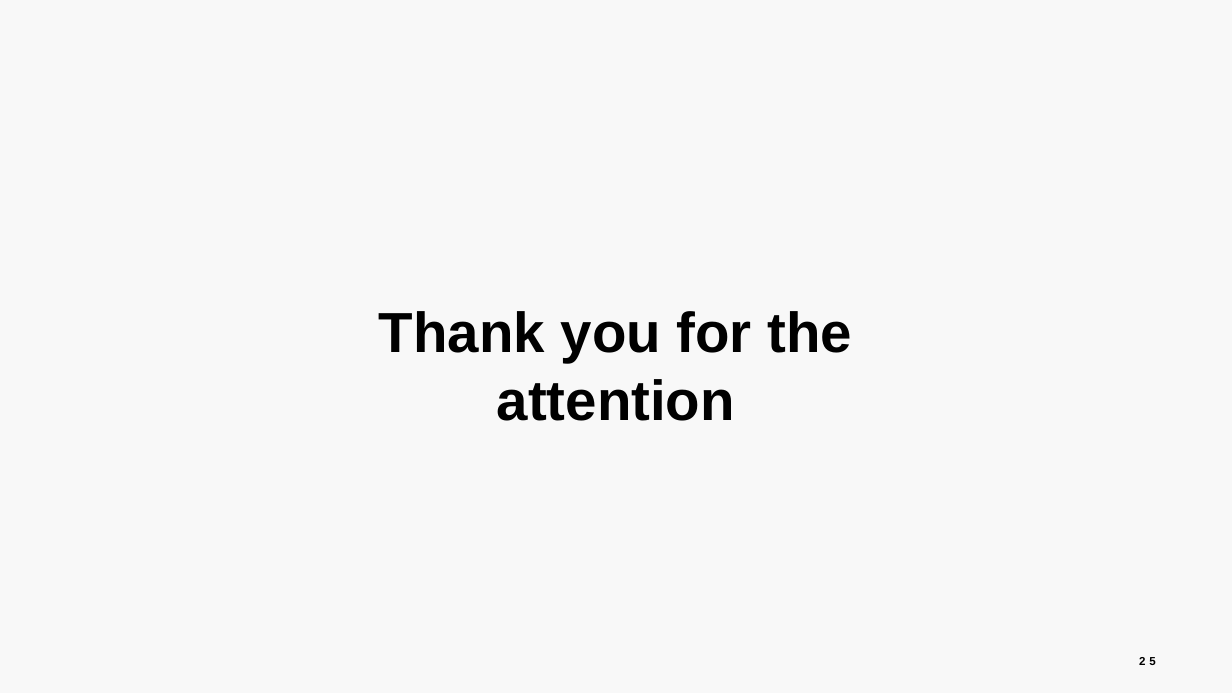
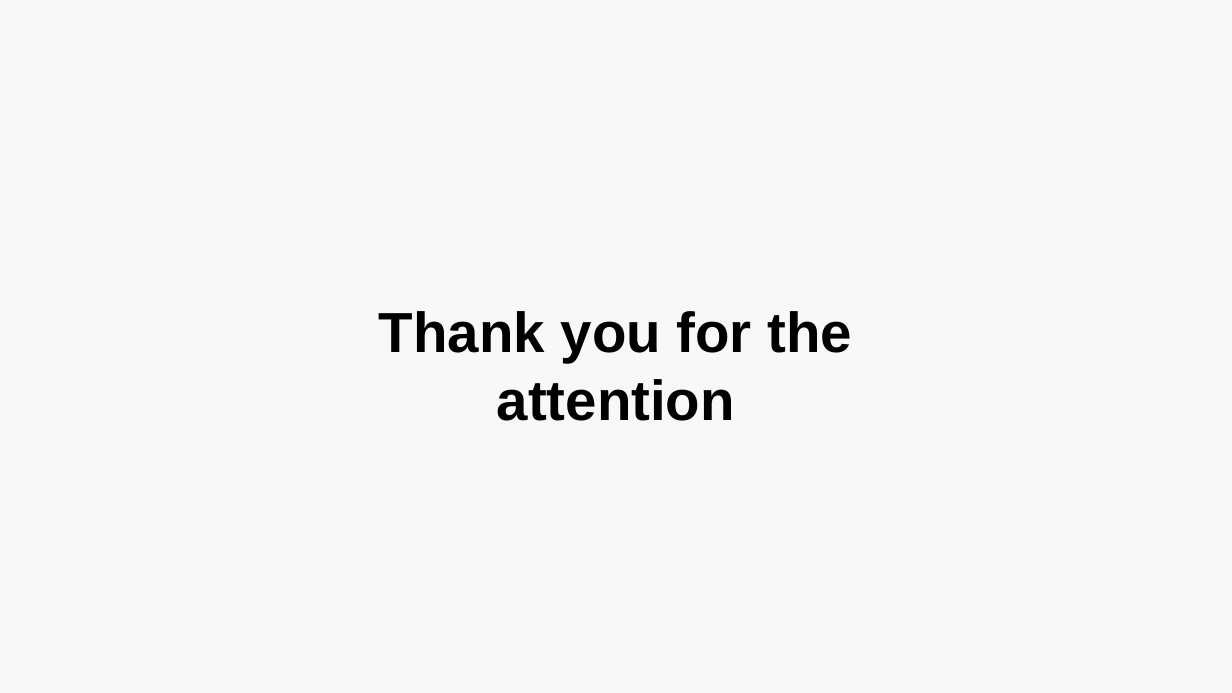
Before and after one commit to luca-martinelli-09/spotify-lod, a slide deck: slide 25 of Spotify_Presentation.pptx. Drawn at 1232x693 pixels with LibreOffice and Linux fonts; fonts in the diff are those of the drawing. Boxes give left, top, right and bottom in pixels: in the first picture for what was removed or moved away, otherwise in the second. Text is boxed around its words. In the diff, an @@ line names an element or a change of style, - is before the commit and + after.

```diff
--- a/Spotify_Presentation.pptx
+++ b/Spotify_Presentation.pptx
@@ page number removed at [1139,657,1156,665] @@
-25
```
Also in this commit, not shown: 9 other slides changed, 2 other files.
